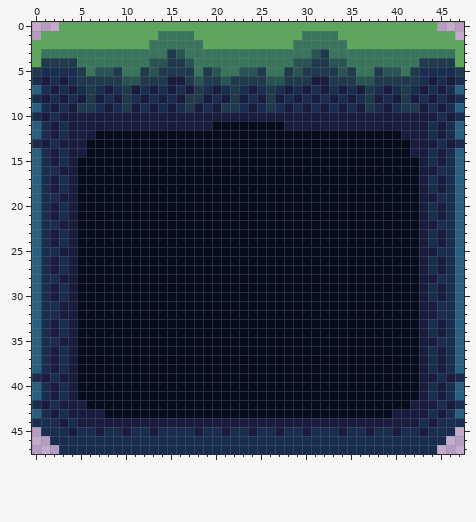
A pixel-art sprite gets an edit: Assets/Sprites/Tilemaps/BaseTileset.png. The picture above is the old version.
The file is 48x48 pixels.
After the commit:
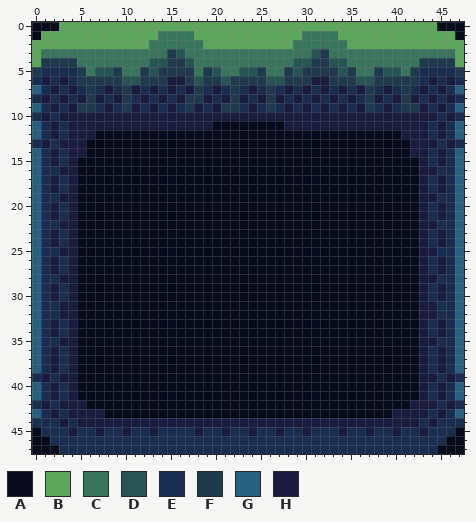
Palette (. is transparent): A #070c1d  B #5da75d  C #39755c  D #285454  E #192d50  F #1f394d  G #286080  H #191b3f
Diff:
The edit adds colour A in row 0 at x 0 to 2 and 45 to 47; in row 1 at x 0 and 47; in row 45 at x 0 and 47; in row 46 at x 0 to 1 and 46 to 47; in row 47 at x 0 to 2 and 45 to 47.
Boxes around the changes in both pictures, in picture pixels (x1, y1, x2, y2):
added: (32, 22, 59, 40)
added: (437, 22, 464, 40)
added: (32, 427, 59, 454)
added: (437, 427, 464, 454)
